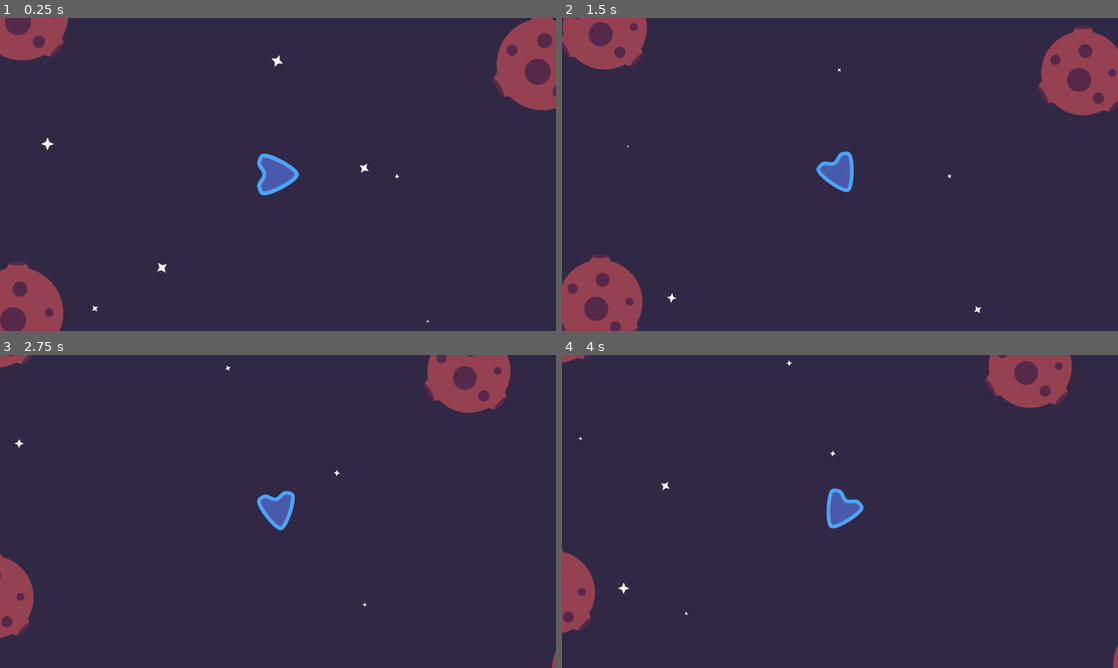
Above: before the commit, frames 1-4 (two rows, left to right).
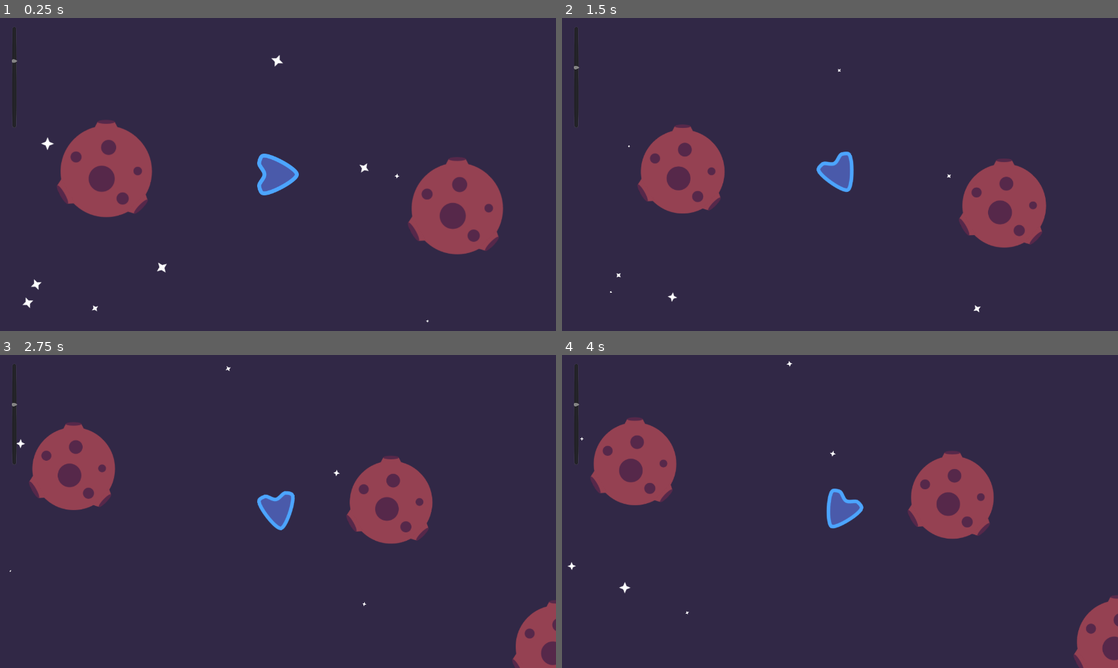
Above: after the commit, the same moments.

Repository: gdquest-demos/godot-mini-tuts-demos
Game: Godot game, scene res://ZoomingCameraDemo.tscn
Two runs of this game, one before a commit and one after it. Both use one fixed random seed, a clock stepped at 60 frames per second and the inputs below.
Inputs (mouse positions are in pixels of both pictures, inside the frame that each line leads up to):
- Up to frame 1 (0.25 s): no input
- Up to frame 2 (1.5 s): move the mouse to (962, 158) at 0.52 s; hold D (right) 0.53-1.28 s; hold Mouse wheel up (zoom_in) 0.53-1.28 s; tap Mouse wheel down (zoom_out) at 0.8, 1.35 s; move the mouse to (728, 190) at 1.27 s; hold Left (left) from 1.28 s (still down)
- Up to frame 3 (2.75 s): tap Mouse wheel up (zoom_in) at 1.55 s; move the mouse to (333, 442) at 2.02 s; release Left (left) at 2.03 s; hold D (right) from 2.03 s (still down); hold Up (move) from 2.03 s (still down); tap Mouse wheel down (zoom_out) at 2.3 s
- Up to frame 4 (4 s): move the mouse to (812, 574) at 2.77 s; release Up (move) at 2.78 s; tap Mouse wheel up (zoom_in) at 2.85 s; move the mouse to (1006, 558) at 3.52 s; release D (right) at 3.53 s; hold Left (left) from 3.53 s (still down); hold Mouse wheel down (zoom_out) from 3.53 s (still down)

The runs differ from the first frame. In frame 1, 14% of the frame differs, in the area x 0-100%, y 0-100%; in frame 2, 15%; in frame 3, 12%; in frame 4, 12%.

Commit message:
Added ZoomSlider to the demo

Diff:
--- a/2d/camera-zoom/Actors/ZoomingCamera2D.gd
+++ b/2d/camera-zoom/Actors/ZoomingCamera2D.gd
@@ -1,30 +1,32 @@
 class_name ZoomingCamera2D
 extends Camera2D
+
+signal zoom_level_changed(new_value)
 
 export var zoom_duration := 0.2
 export var zoom_factor := 0.1
 export var min_zoom := 0.5
 export var max_zoom := 2.0
 
-var _zoom_level := 1.0 setget _set_zoom_level
+var zoom_level := 1.0 setget _set_zoom_level
 
 onready var tween: Tween = $Tween
 
-
 func _unhandled_input(event):
 	if event.is_action_pressed("zoom_in"):
-		_set_zoom_level(_zoom_level - zoom_factor)
+		_set_zoom_level(zoom_level - zoom_factor)
 	if event.is_action_pressed("zoom_out"):
-		_set_zoom_level(_zoom_level + zoom_factor)
+		_set_zoom_level(zoom_level + zoom_factor)
 
 
 func _set_zoom_level(value: float) -> void:
-	_zoom_level = clamp(value, min_zoom, max_zoom)
+	zoom_level = clamp(value, min_zoom, max_zoom)
+	emit_signal("zoom_level_changed",zoom_level)
 	tween.interpolate_property(
 		self,
 		"zoom",
 		zoom,
-		Vector2(_zoom_level, _zoom_level),
+		Vector2(zoom_level, zoom_level),
 		zoom_duration,
 		tween.TRANS_SINE,
 		tween.EASE_OUT
--- /dev/null
+++ b/2d/camera-zoom/UI/Zoom_slider.gd
@@ -0,0 +1,17 @@
+class_name ZoomSlider
+extends Control
+
+onready var zoom_camera: ZoomingCamera2D = get_node("/root/ZoomingCameraDemo/Player/ZoomingCamera2D")
+onready var zoom_vslider: VSlider = $VSlider
+
+func _ready() -> void:
+	zoom_camera.connect("zoom_level_changed",self,"_on_zoom_level_changed")
+	_on_zoom_level_changed(zoom_camera.zoom_level)
+
+
+func _on_zoom_level_changed(new_value: float) -> void:
+	zoom_vslider.value = range_lerp(new_value, zoom_camera.min_zoom, zoom_camera.max_zoom, 100, 1)
+
+
+func _on_VSlider_value_changed(new_value: float) -> void:
+	zoom_camera._set_zoom_level(range_lerp(new_value,100, 1, zoom_camera.min_zoom, zoom_camera.max_zoom))
--- /dev/null
+++ b/2d/camera-zoom/UI/Zoom_slider.tscn
@@ -0,0 +1,21 @@
+[gd_scene load_steps=2 format=2]
+
+[ext_resource path="res://UI/Zoom_slider.gd" type="Script" id=1]
+
+[node name="Zoom_slider" type="Control"]
+anchor_right = 1.0
+anchor_bottom = 1.0
+mouse_filter = 2
+script = ExtResource( 1 )
+__meta__ = {
+"_edit_use_anchors_": false
+}
+
+[node name="VSlider" type="VSlider" parent="."]
+margin_right = 16.0
+margin_bottom = 233.0
+mouse_filter = 1
+__meta__ = {
+"_edit_use_anchors_": false
+}
+[connection signal="value_changed" from="VSlider" to="." method="_on_VSlider_value_changed"]
--- a/2d/camera-zoom/ZoomingCameraDemo.tscn
+++ b/2d/camera-zoom/ZoomingCameraDemo.tscn
@@ -1,14 +1,17 @@
-[gd_scene load_steps=4 format=2]
+[gd_scene load_steps=5 format=2]
 
 [ext_resource path="res://Actors/Player.tscn" type="PackedScene" id=1]
 [ext_resource path="res://Actors/Obstacle.tscn" type="PackedScene" id=2]
 [ext_resource path="res://Level/StarField.tscn" type="PackedScene" id=3]
+[ext_resource path="res://UI/Zoom_slider.tscn" type="PackedScene" id=4]
 
 [node name="ZoomingCameraDemo" type="Node2D"]
 
 [node name="StarField" parent="." instance=ExtResource( 3 )]
+position = Vector2( 960, 540 )
 
 [node name="Player" parent="." instance=ExtResource( 1 )]
+position = Vector2( 960, 540.514 )
 
 [node name="Obstacles" type="Node" parent="."]
 
@@ -16,16 +19,19 @@
 position = Vector2( 608.113, -253.845 )
 
 [node name="Obstacle2" parent="Obstacles" instance=ExtResource( 2 )]
-position = Vector2( -588.587, -368.215 )
+position = Vector2( 1794.85, 985.344 )
 
 [node name="Obstacle3" parent="Obstacles" instance=ExtResource( 2 )]
-position = Vector2( 106.001, -761.536 )
+position = Vector2( 2489.44, 592.023 )
 
 [node name="Obstacle4" parent="Obstacles" instance=ExtResource( 2 )]
 position = Vector2( -599.745, 318.004 )
 
 [node name="Obstacle5" parent="Obstacles" instance=ExtResource( 2 )]
-position = Vector2( 923.328, 499.322 )
+position = Vector2( 1372.4, 618.254 )
+
+[node name="Obstacle9" parent="Obstacles" instance=ExtResource( 2 )]
+position = Vector2( 564.226, 532.796 )
 
 [node name="Obstacle6" parent="Obstacles" instance=ExtResource( 2 )]
 position = Vector2( 1308.28, -41.8428 )
@@ -34,6 +40,12 @@
 position = Vector2( 80.8959, 834.063 )
 
 [node name="Obstacle8" parent="Obstacles" instance=ExtResource( 2 )]
-position = Vector2( -1428.23, -86.475 )
+position = Vector2( 955.211, 1267.08 )
+
+[node name="UI" type="CanvasLayer" parent="."]
+offset = Vector2( 25, 20 )
+transform = Transform2D( 1, 0, 0, 1, 25, 20 )
+
+[node name="Zoom_slider" parent="UI" instance=ExtResource( 4 )]
 
 [editable path="Player"]
--- a/2d/camera-zoom/project.godot
+++ b/2d/camera-zoom/project.godot
@@ -14,6 +14,11 @@
 "language": "GDScript",
 "path": "res://Actors/Player.gd"
 }, {
+"base": "Control",
+"class": "ZoomSlider",
+"language": "GDScript",
+"path": "res://UI/Zoom_slider.gd"
+}, {
 "base": "Camera2D",
 "class": "ZoomingCamera2D",
 "language": "GDScript",
@@ -21,6 +26,7 @@
 } ]
 _global_script_class_icons={
 "Player": "",
+"ZoomSlider": "",
 "ZoomingCamera2D": ""
 }
 
